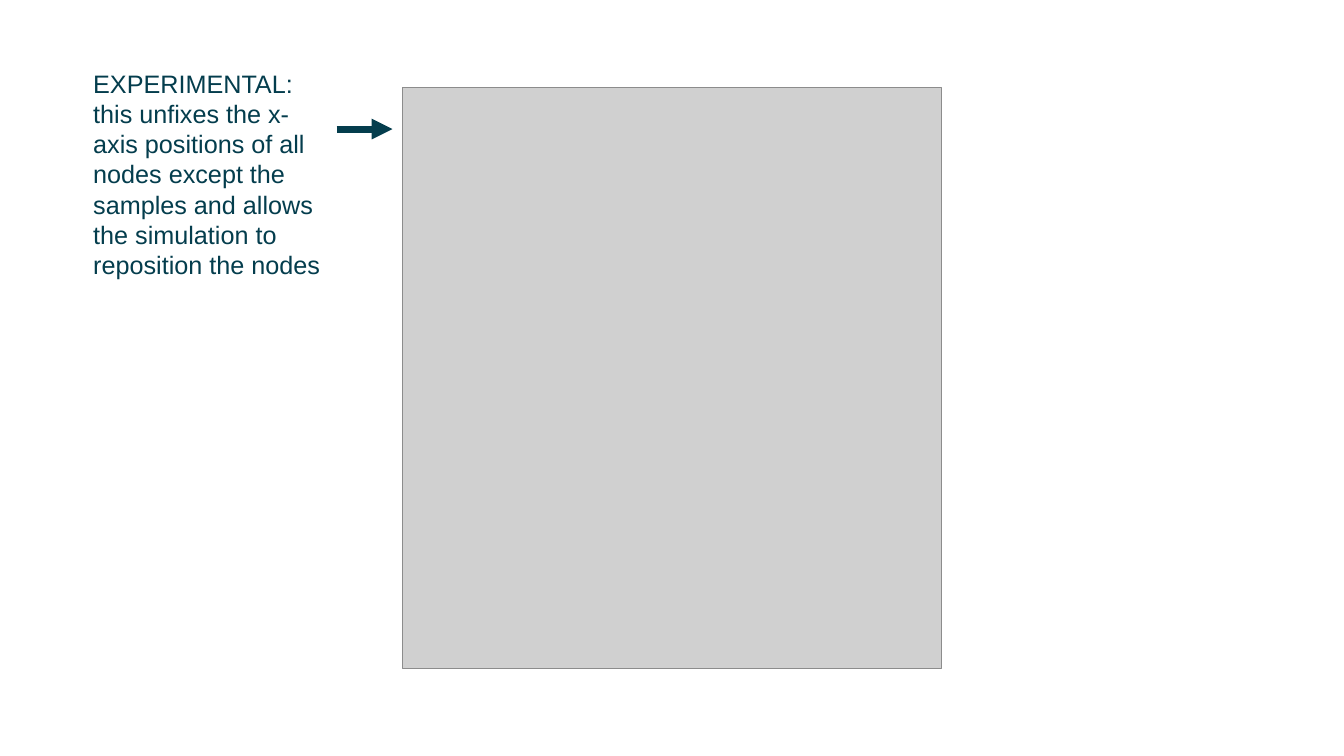
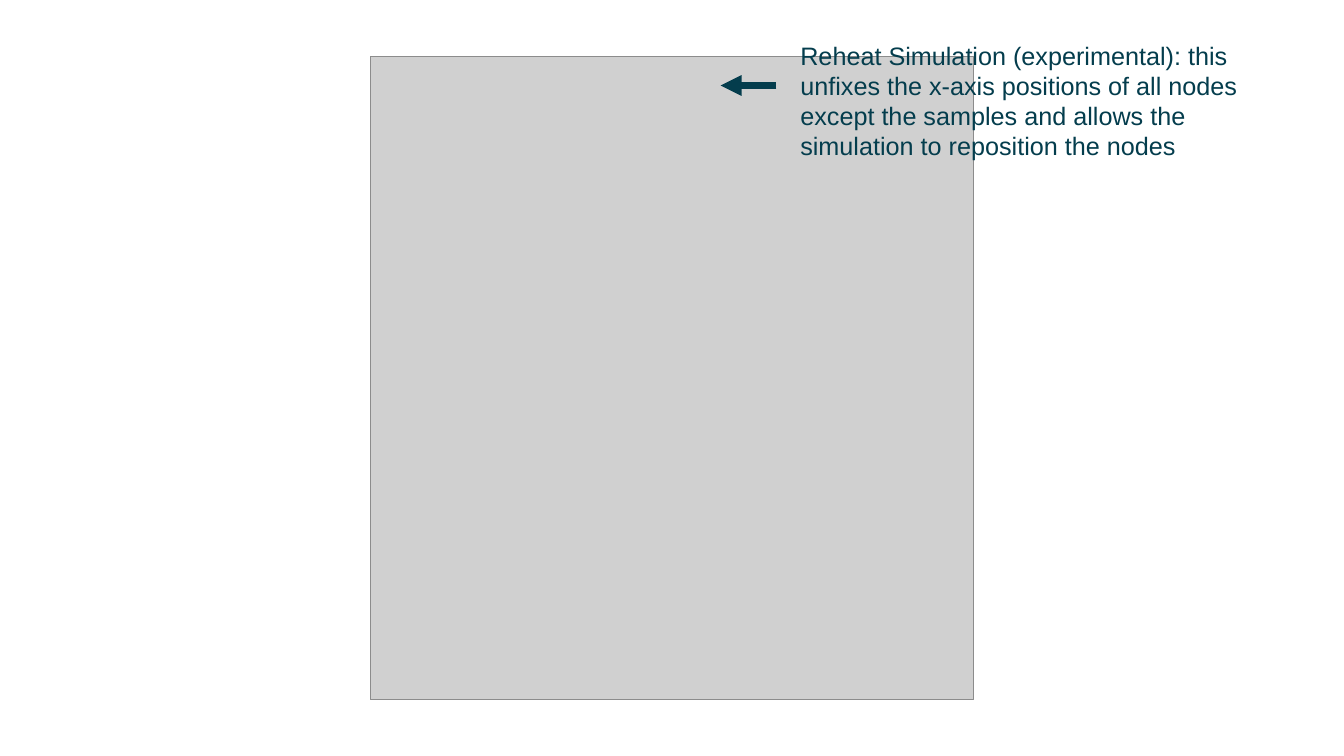
Before and after one commit to kitchensjn/tskit_arg_visualizer, a slide deck: slide 20 of tskit_presentation.pptx. Drawn at 1344x756 pixels with LibreOffice and Linux fonts; fonts in the diff are those of the drawing; grey boxes stand for pictures. Boxes give left, top, right and bottom in pixels: in the first picture for what was removed or moved away, otherwise in the second. Text is boxed around its words. In the diff, an @@ line names an element or a change of style, - is before the commit and + after.

```diff
--- a/tskit_presentation.pptx
+++ b/tskit_presentation.pptx
@@ picture resized from (x1=403, y1=88, x2=942, y2=668) to (x1=370, y1=56, x2=973, y2=701) @@
@@ text at (x1=800, y1=44, x2=1237, y2=161): text changed @@
-EXPERIMENTAL: this unfixes the x-axis positions of all nodes except the samples and allows the simulation to reposition the nodes
+Reheat Simulation (experimental): this unfixes the x-axis positions of all nodes except the samples and allows the simulation to reposition the nodes
@@ arrow moved from (337, 129) - (392, 129) to (776, 86) - (721, 86) @@
```
Also in this commit, not shown: 8 other slides changed, 3 slides added, 3 slides removed, 3 other files.
